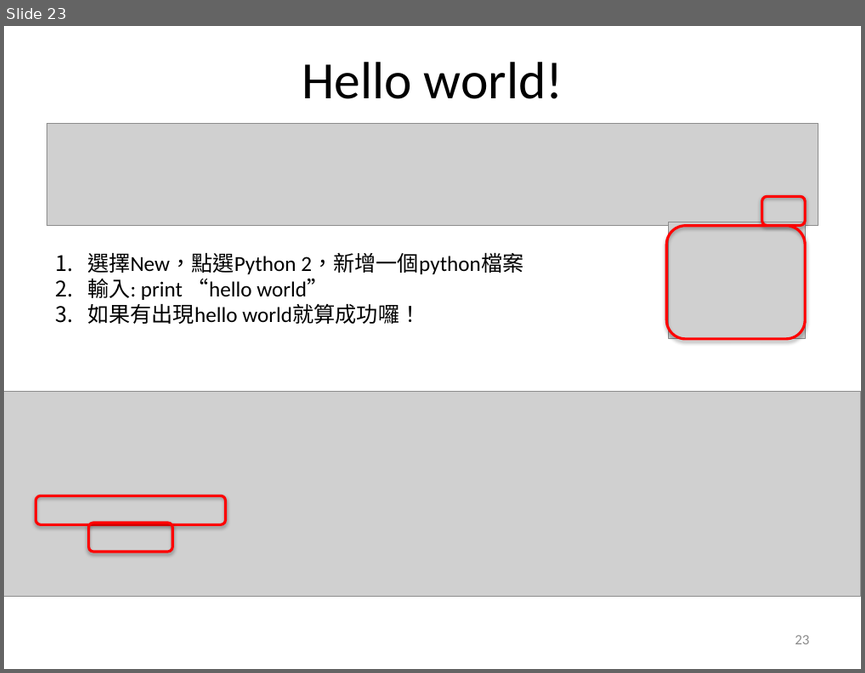
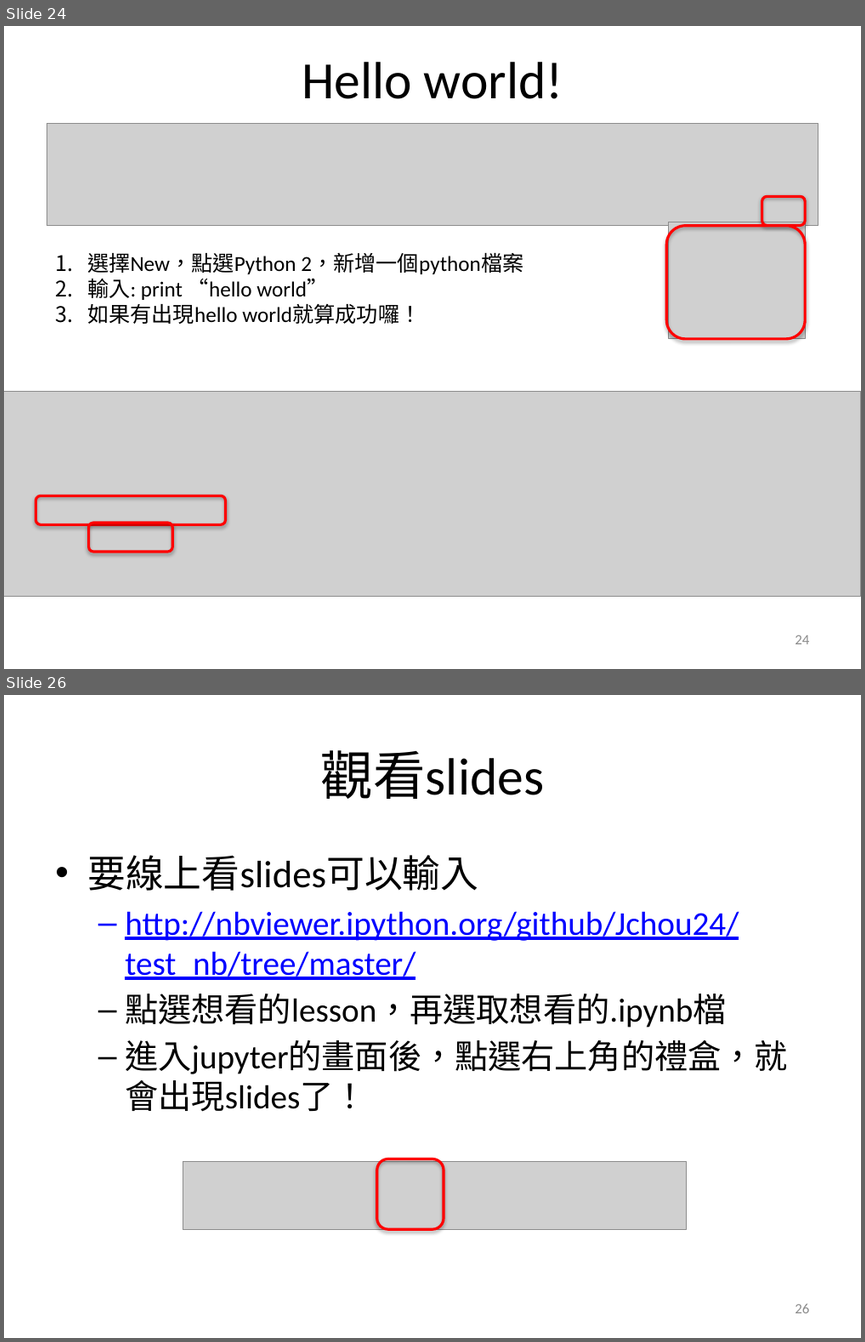
Before and after one commit to Jchou24/python_tutorial, a slide deck: lesson 0-Introduction/Introduction.pptx. Shown one above the other, each under a label of ours: slide 23 before the commit, slides 24 and 26 after it; the slides between them are not shown. The pictures are 865x673 and 865x1342 pixels, drawn with LibreOffice and Linux fonts; fonts in the diff are those of the drawing; grey boxes stand for pictures. Boxes give left, top, right and bottom in pixels: in the first picture for what was removed or moved away, otherwise in the second. Text is boxed around its words. In the diff, an @@ line names an element or a change of style, - is before the commit and + after.

```diff
--- a/lesson 0-Introduction/Introduction.pptx
+++ b/lesson 0-Introduction/Introduction.pptx
@@ slide 26 added at <box>4,695,861,1338</box>, background #FFFFFF @@
@@ title added at <box>321,750,545,799</box>, 44 pt, text #000000 @@
+觀看slides
@@ text added at <box>87,855,788,1111</box>, 28 pt, text #000000 @@
+• 要線上看slides可以輸入
+  – http://nbviewer.ipython.org/github/Jchou24/test_nb/tree/master/
+  – 點選想看的lesson，再選取想看的.ipynb檔
+  – 進入jupyter的畫面後，點選右上角的禮盒，就會出現slides了！
@@ picture added at <box>183,1161,687,1229</box> @@
@@ rounded rectangle added at <box>376,1158,443,1229</box>, outline #FF0000 2.25 pt @@
@@ page number added at <box>794,1304,809,1313</box>, 12 pt, text #8C8C8C @@
+26
@@ what was slide 23 is now slide 24 @@
@@ page number at <box>794,635,809,644</box>: text changed @@
-23
+24
```
Also in this commit, not shown: 1 slide changed, 2 other slides added, 6 other files.
